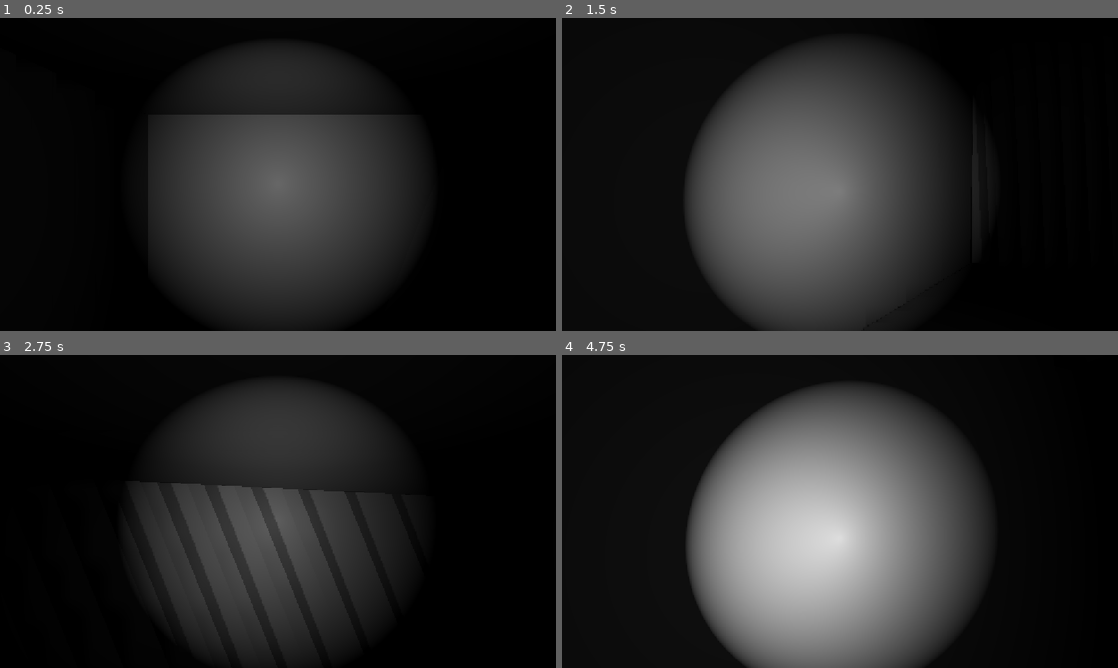
Above: before the commit, frames 1-4 (two rows, left to right).
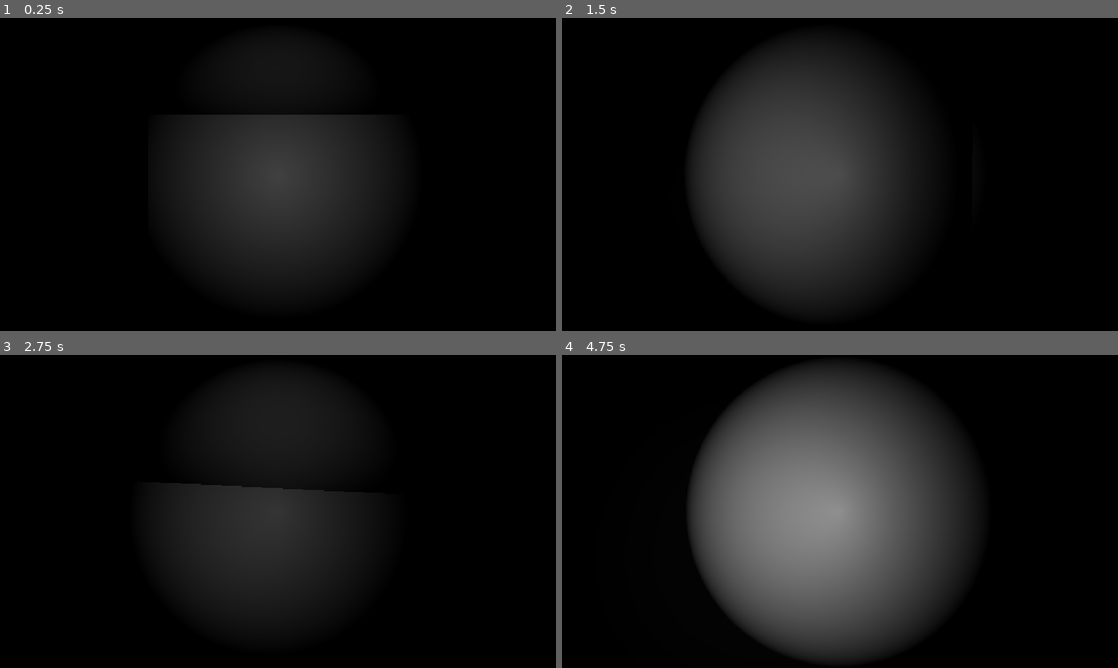
Above: after the commit, the same moments.

Repository: rigapide/What-Rises-At-Night
Game: Godot game, scene res://map/Main_Scene.tscn
Two runs of this game, one before a commit and one after it. Both use one fixed random seed, a clock stepped at 60 frames per second and the inputs below.
Inputs (mouse positions are in pixels of both pictures, inside the frame that each line leads up to):
- Up to frame 1 (0.25 s): no input
- Up to frame 2 (1.5 s): move the mouse to (867, 174) at 0.52 s; tap A (a) at 0.6 s; tap D (d) at 0.8, 1.35 s; tap Enter at 1.25 s; move the mouse to (812, 174) at 1.27 s
- Up to frame 3 (2.75 s): tap F (f) at 1.55, 2.1 s; tap Space at 2 s; move the mouse to (289, 505) at 2.02 s; tap R (r) at 2.3 s
- Up to frame 4 (4.75 s): move the mouse to (834, 517) at 2.77 s; tap R (r) at 2.85 s; tap S (s) at 3.05, 3.6 s; tap Enter at 3.5 s; move the mouse to (878, 514) at 3.52 s; tap W (w) at 3.8, 4.35 s; tap Space at 4.25 s; move the mouse to (795, 508) at 4.27 s; tap A (a) at 4.55 s

The runs differ from the first frame. In frame 1, 23% of the frame differs, in the area x 26-75%, y 30-98%; in frame 2, 29%; in frame 3, 17%; in frame 4, 35%, in the area x 22-78%, y 5-100%.

Commit message:
minor tweaks - can now detect items

Diff:
--- a/what-rises-at-night-/items/test_item.tscn
+++ b/what-rises-at-night-/items/test_item.tscn
@@ -2,6 +2,8 @@
 
 [sub_resource type="StandardMaterial3D" id="StandardMaterial3D_xl1sa"]
 transparency = 1
+vertex_color_use_as_albedo = true
+vertex_color_is_srgb = true
 albedo_color = Color(0.38039216, 0.2509804, 0.08627451, 0.6745098)
 
 [sub_resource type="CylinderMesh" id="CylinderMesh_6rob7"]
@@ -9,6 +11,20 @@
 top_radius = 0.025
 bottom_radius = 0.025
 height = 0.05
+
+[sub_resource type="StandardMaterial3D" id="StandardMaterial3D_i8ldy"]
+transparency = 1
+vertex_color_use_as_albedo = true
+vertex_color_is_srgb = true
+albedo_color = Color(0, 0, 0, 1)
+metallic = 1.0
+
+[sub_resource type="CylinderMesh" id="CylinderMesh_gw73d"]
+lightmap_size_hint = Vector2i(4, 4)
+material = SubResource("StandardMaterial3D_i8ldy")
+top_radius = 0.028320313
+bottom_radius = 0.028320313
+height = 0.01
 
 [sub_resource type="StandardMaterial3D" id="StandardMaterial3D_gw73d"]
 transparency = 1
@@ -20,36 +36,28 @@
 bottom_radius = 0.022949219
 height = 0.023535157
 
-[sub_resource type="StandardMaterial3D" id="StandardMaterial3D_i8ldy"]
-albedo_color = Color(0, 0, 0, 1)
-
-[sub_resource type="CylinderMesh" id="CylinderMesh_gw73d"]
-material = SubResource("StandardMaterial3D_i8ldy")
-top_radius = 0.028320313
-bottom_radius = 0.028320313
-height = 0.01
-
 [sub_resource type="CylinderShape3D" id="CylinderShape3D_6rob7"]
 height = 0.053
 radius = 0.025
 
 [node name="yeast" type="Node3D" unique_id=500006765]
+transform = Transform3D(6, 0, 0, 0, 6, 0, 0, 0, 6, 0, 0, 0)
 
 [node name="bottle" type="MeshInstance3D" parent="." unique_id=128257658]
 transform = Transform3D(0.9999994, -0.0010805542, 0.00016475712, 0.0010807419, 0.99999875, -0.0011647528, -0.00016352213, 0.0011649267, 0.99999934, 0, 0, 0)
 mesh = SubResource("CylinderMesh_6rob7")
 
-[node name="yeast powder" type="MeshInstance3D" parent="." unique_id=908186802]
-transform = Transform3D(0.9999994, -0.0010805542, 0.00016475712, 0.0010807419, 0.99999875, -0.0011647528, -0.00016352213, 0.0011649267, 0.99999934, 1.4298349e-05, -0.011053435, -1.5414802e-05)
+[node name="lid" type="MeshInstance3D" parent="bottle" unique_id=975062844]
+transform = Transform3D(0.9999994, 0.0010807454, -0.00016349833, -0.0010805505, 0.99999857, 0.00116493, 0.0001647809, -0.001164749, 0.9999992, 3.161867e-05, 0.029256312, -3.4076314e-05)
+mesh = SubResource("CylinderMesh_gw73d")
+
+[node name="yeast powder" type="MeshInstance3D" parent="bottle" unique_id=908186802]
+transform = Transform3D(1, -8.100187e-12, 0, -3.6394e-11, 1, 1.1641532e-10, -1.4551915e-11, 1.1641532e-10, 1.0000001, 2.3549128e-06, -0.011053454, -2.537955e-06)
 mesh = SubResource("CylinderMesh_rx7pe")
 
-[node name="lid" type="MeshInstance3D" parent="." unique_id=975062844]
-transform = Transform3D(1, 0, 0, 0, 1, 0, 0, 0, 1, 0, 0.022033792, 0)
-mesh = SubResource("CylinderMesh_gw73d")
-
-[node name="yeast collider" type="StaticBody3D" parent="." unique_id=116010487 groups=["baking ingridents", "items"]]
+[node name="yeast collider" type="StaticBody3D" parent="bottle" unique_id=116010487 groups=["baking ingridents", "items"]]
 collision_layer = 8
 
-[node name="CollisionShape3D" type="CollisionShape3D" parent="yeast collider" unique_id=1415662506]
+[node name="CollisionShape3D" type="CollisionShape3D" parent="bottle/yeast collider" unique_id=1415662506]
 transform = Transform3D(1, 0, 0, 0, 1, 0, 0, 0, 1, 0, 0.0008789096, 0)
 shape = SubResource("CylinderShape3D_6rob7")
--- a/what-rises-at-night-/map/Main_Scene.tscn
+++ b/what-rises-at-night-/map/Main_Scene.tscn
@@ -3,6 +3,7 @@
 [ext_resource type="PackedScene" uid="uid://u51t7bof3nf2" path="res://map/map_elements/testfloor.tscn" id="1_dji2h"]
 [ext_resource type="PackedScene" uid="uid://8nmasytum8m0" path="res://player/player.tscn" id="2_eu055"]
 [ext_resource type="PackedScene" uid="uid://4p8mvf45c1fq" path="res://map/map_elements/the house .tscn" id="3_628wc"]
+[ext_resource type="PackedScene" uid="uid://baeorktct2o3i" path="res://items/test_item.tscn" id="4_y0b4v"]
 
 [sub_resource type="Environment" id="Environment_rkbax"]
 background_mode = 1
@@ -11,6 +12,8 @@
 volumetric_fog_enabled = true
 volumetric_fog_density = 0.02
 volumetric_fog_albedo = Color(0, 0, 0, 1)
+adjustment_enabled = true
+adjustment_brightness = 1.33
 
 [node name="Main" type="Node3D" unique_id=21197261]
 
@@ -25,3 +28,6 @@
 
 [node name="MeshInstance3D" parent="." unique_id=1752869269 instance=ExtResource("3_628wc")]
 transform = Transform3D(1, 0, 0, 0, 1, 0, 0, 0, 1, 0, 4.728145, 6.512904)
+
+[node name="yeast" parent="." unique_id=500006765 instance=ExtResource("4_y0b4v")]
+transform = Transform3D(6, 0, 0, 0, 6, 0, 0, 0, 6, 3.414958, 6.103418, 0)
--- a/what-rises-at-night-/player/player.tscn
+++ b/what-rises-at-night-/player/player.tscn
@@ -6,6 +6,7 @@
 
 [sub_resource type="CapsuleMesh" id="CapsuleMesh_npmfu"]
 radius = 0.25
+height = 1.2993164
 
 [sub_resource type="CapsuleShape3D" id="CapsuleShape3D_6rob7"]
 radius = 0.25
@@ -16,6 +17,7 @@
 script = ExtResource("1_oul6g")
 
 [node name="MeshInstance3D" type="MeshInstance3D" parent="." unique_id=1266450466]
+transform = Transform3D(1.0000002, 0, 0, 0, 1.0000002, 0, 0, 0, 1.0000002, 0, 0.3503418, 0)
 mesh = SubResource("CapsuleMesh_npmfu")
 
 [node name="CollisionShape3D" type="CollisionShape3D" parent="." unique_id=1233610272]
@@ -30,8 +32,8 @@
 fov = 37.849285
 
 [node name="SpotLight3D" type="SpotLight3D" parent="SpringArm3D/Camera3D" unique_id=1424823570]
-transform = Transform3D(1, 0, 0, 0, 1, 0, 0, 0, 1, 7.707425e-08, -0.9818711, -0.8816266)
-light_color = Color(1.6613292, 1.6613292, 1.6613292, 1)
+transform = Transform3D(1, 0, 0, 0, 1, 0, 0, 0, 1, 0, 0, -0.882)
+light_color = Color(1.1730844, 1.1730844, 1.1730844, 1)
 light_energy = 16.0
 light_volumetric_fog_energy = 0.0
 light_projector = ExtResource("3_g1dw6")
@@ -39,12 +41,14 @@
 light_specular = 8.111
 light_cull_mask = 4293918721
 shadow_enabled = true
-shadow_bias = 0.1
+shadow_bias = 0.0
+shadow_normal_bias = 0.005
+shadow_reverse_cull_face = true
 shadow_opacity = 0.55
 spot_range = 120.0
 spot_attenuation = 2.0
 spot_angle = 20.0
-spot_angle_attenuation = 2.6390178
+spot_angle_attenuation = 2.4622903
 
 [node name="off ambient light" type="SpotLight3D" parent="SpringArm3D/Camera3D" unique_id=1355833286]
 transform = Transform3D(1, 0, 0, 0, 1, 0, 0, 0, 1, 7.707425e-08, -0.9818711, -0.8816266)
@@ -54,7 +58,9 @@
 light_specular = 0.0
 light_cull_mask = 4293918721
 shadow_enabled = true
-shadow_bias = 0.1
+shadow_bias = 0.0
+shadow_normal_bias = 0.005
+shadow_reverse_cull_face = true
 shadow_opacity = 0.55
 spot_range = 58.497
 spot_attenuation = 0.0
@@ -63,4 +69,6 @@
 
 [node name="item_checker" type="RayCast3D" parent="SpringArm3D" unique_id=1838114424]
 target_position = Vector3(0, 0, -2.5)
+collision_mask = 9
 collide_with_areas = true
+debug_shape_thickness = 1
--- a/what-rises-at-night-/player/player_controller.gd
+++ b/what-rises-at-night-/player/player_controller.gd
@@ -67,6 +67,24 @@
 
 
 
+
+
+
+
+
+
+
+	#interact logic
+	if item_checker.is_colliding():
+		var collider = item_checker.get_collider()
+
+		if collider == null:
+			pass
+		elif collider.is_in_group("items"):
+			print("lookin at some yeast")
+
+
+
 	move_and_slide()
 
 
